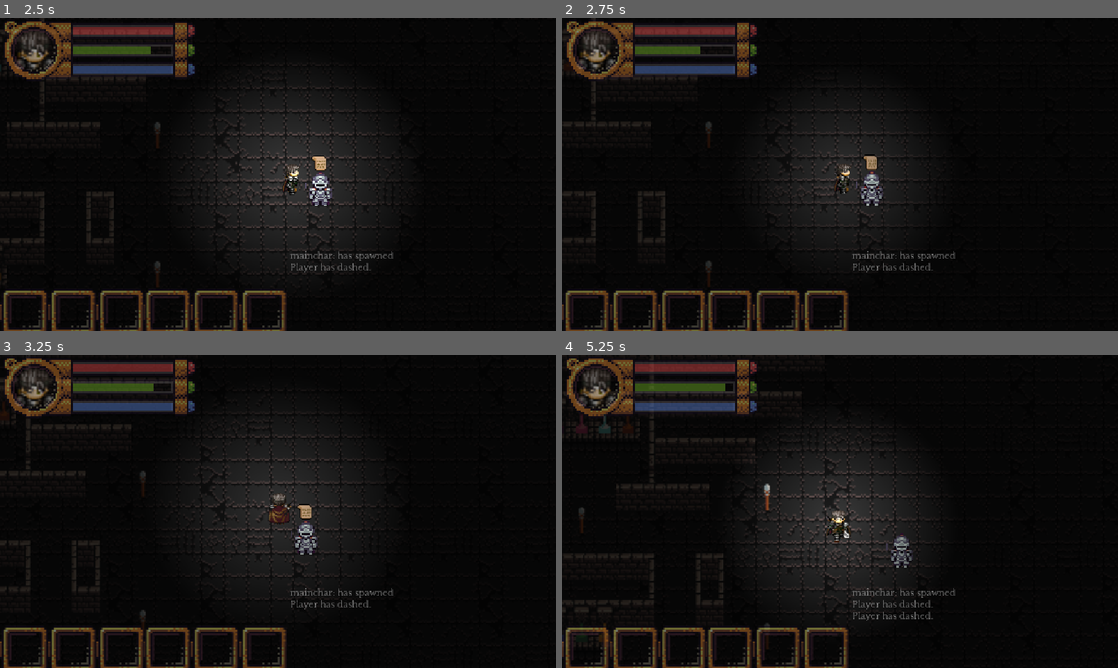
Above: before the commit, frames 1-4 (two rows, left to right).
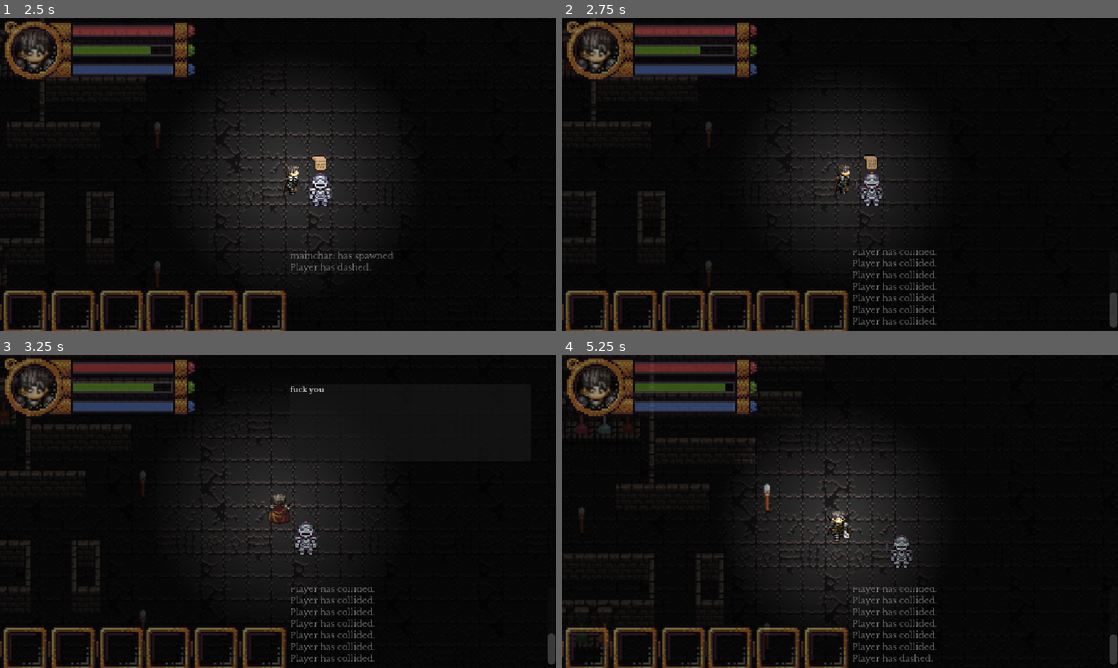
Above: after the commit, the same moments.

Repository: bbm-games/dankcryptic
Game: Godot game, scene res://game.tscn
Two runs of this game, one before a commit and one after it. Both use one fixed random seed, a clock stepped at 60 frames per second and the inputs below. This scene is started directly instead of the project's main scene.
Inputs (mouse positions are in pixels of both pictures, inside the frame that each line leads up to):
- Up to frame 1 (2.5 s): tap Enter (chat, bound only after the commit) at 0.5, 1.55, 2.3 s; move the mouse to (400, 158) at 0.52 s; hold D (walk_right) 0.53-1.28 s; hold Enter (chat, bound only after the commit) 0.53-1.28 s; move the mouse to (166, 190) at 1.27 s; hold S (walk_down) 1.28-2.03 s; click (166, 190) at 1.35 s; move the mouse to (333, 105) at 2.02 s; hold D (walk_right) from 2.03 s (still down); hold Space (dash) from 2.03 s (still down)
- Up to frame 2 (2.75 s): keep holding D (walk_right); keep holding Space (dash)
- Up to frame 3 (3.25 s): move the mouse to (250, 574) at 2.77 s; release D (walk_right) at 2.78 s; release Space (dash) at 2.78 s; hold W (walk_up) from 2.78 s (still down); tap Enter (chat, bound only after the commit) at 2.85 s
- Up to frame 4 (5.25 s): move the mouse to (1006, 558) at 3.52 s; release W (walk_up) at 3.53 s; hold Enter (chat, bound only after the commit) 3.53-4.28 s; hold A (walk_left) 3.53-5.03 s; move the mouse to (673, 464) at 4.27 s; click (673, 464) at 4.35 s; tap Enter (chat, bound only after the commit) at 4.55 s; move the mouse to (867, 511) at 5.02 s; hold S (walk_down) from 5.03 s (still down); hold Space (dash) from 5.03 s (still down)

Frame 1 is identical in both runs. In frame 2, 1.2% of the frame differs, in the area x 52-100%, y 74-99%; in frame 3, 1.4%, in the area x 52-100%, y 10-99%; in frame 4, 1.3%.

Commit message:
got the chatpopup working

Diff:
--- a/game.gd
+++ b/game.gd
@@ -18,6 +18,7 @@
 var optionsMenu
 
 var chatBox
+var chatPopup
 
 var walk_up_held = false
 var walk_down_held = false
@@ -75,6 +76,10 @@
 
 	# set up the patient's chat box
 	chatBox = get_node('HUDLayer/CanvasGroup/chatBox')
+
+	# set up the chat box popup for interactions with npcs
+	chatPopup = get_node("HUDLayer/chatPopup")
+	chatPopup.hide()
 
 	# load in the options menu
 	var options_resource = ResourceLoader.load("res://options.tscn")
@@ -154,6 +159,8 @@
 
 # Called every frame. 'delta' is the elapsed time since the previous frame.
 func _process(delta):
+	var collision_data
+
 	# flicker the player's light
 	light.set_scale(Vector2(1,1) + Vector2(rng.randf_range(-.1,.1), rng.randf_range(-.1,.1)))
 	light.energy = 7.05 + rng.randf_range(-1,1)
@@ -179,25 +186,29 @@
 	if walk_up_held:
 		#currentMap.set_position(currentMap.get_position() + speed * Vector2(0, 0.25))
 		#player_body.set_position(player_body.get_position() + speed *Vector2(0, -0.25))
-		player_body.move_and_collide(Vector2(0,-1) * speed)
+		collision_data = player_body.move_and_collide(Vector2(0,-1) * speed)
 		playerAnimationPlayer.play("walk_up")
 	elif walk_down_held:
 		#currentMap.set_position(currentMap.get_position() + speed *Vector2(0, -0.25))
 		#player_body.set_position(player_body.get_position() + speed *Vector2(0, 0.25))
-		player_body.move_and_collide(Vector2(0,1)* speed)
+		collision_data = player_body.move_and_collide(Vector2(0,1)* speed)
 		playerAnimationPlayer.play("walk_down")
 	elif walk_left_held:
 		#currentMap.set_position(currentMap.get_position() + speed *Vector2(0.25, 0))
 		#player_body.set_position(player_body.get_position() + speed *Vector2(-0.25, 0))
-		player_body.move_and_collide(Vector2(-1,0)* speed)
+		collision_data = player_body.move_and_collide(Vector2(-1,0)* speed)
 		playerAnimationPlayer.play("walk_left")
 	elif walk_right_held:
 		#currentMap.set_position(currentMap.get_position() + speed *Vector2(-0.25, 0))
 		#player_body.set_position(player_body.get_position() + speed *Vector2(0.25, 0))
-		player_body.move_and_collide(Vector2(1,0) * speed)
+		collision_data = player_body.move_and_collide(Vector2(1,0) * speed)
 		playerAnimationPlayer.play("walk_right")
 	else:
 		playerAnimationPlayer.stop()
+	# check to see if collision occured
+	if collision_data:
+		chatBox.append_text("\n[i]Player has collided.[/i]")
+		print(collision_data.get_collider())
 
 # Options menu buttons
 func _on_button_3_pressed():
--- a/game.tscn
+++ b/game.tscn
@@ -258,6 +258,21 @@
 "": SubResource("AnimationLibrary_cotsw")
 }
 
+[node name="chatPopup" type="Panel" parent="HUDLayer"]
+unique_name_in_owner = true
+offset_left = 300.0
+offset_top = 30.0
+offset_right = 550.0
+offset_bottom = 110.0
+
+[node name="Label" type="Label" parent="HUDLayer/chatPopup"]
+layout_mode = 0
+offset_right = 40.0
+offset_bottom = 23.0
+theme_override_fonts/font = ExtResource("7_f521b")
+theme_override_font_sizes/font_size = 8
+text = "fuck you"
+
 [node name="Testbg" type="Sprite2D" parent="."]
 modulate = Color(0.0980392, 0.0980392, 0.0980392, 1)
 z_index = -4
--- a/npc1.gd
+++ b/npc1.gd
@@ -5,6 +5,7 @@
 var chatIcon
 var boundary
 var viscinity
+var chatPopup
 
 func _ready():
 	etime = 0
@@ -13,14 +14,17 @@
 	chatIcon = get_node('chatIcon')
 	chatIcon.hide()
 	boundary = get_node("npcBoundary")
+	chatPopup = get_tree().get_root().get_node("Node2D/HUDLayer/chatPopup")
+	chatPopup.hide()
 
 func _process(delta):
 	pass
 
-
 func _physics_process(delta):
 	etime = etime + delta
 	if not viscinity:
+		chatPopup.hide()
+		chatting = false
 		# make character move back and forth
 		if int(etime) % 5:
 			move_and_collide(Vector2(-1,0) * 0.4)
@@ -28,7 +32,20 @@
 			move_and_collide(Vector2(1,0) * 0.4)
 	# if object has collided
 	else:
-		pass
+	# listen to see if the player wants to chat
+		if chatting:
+			chatIcon.hide()
+			chatPopup.show()
+		else:
+			chatIcon.show()
+			chatPopup.hide()
+
+func _input(event):
+	#print(event.as_text())
+	if event.is_action_pressed("chat"):
+		chatting = true
+
+# functions to show chat icon when player is in viscinity
 func _on_npc_boundary_body_entered(body):
 	chatIcon.show()
 	viscinity = true
--- a/project.godot
+++ b/project.godot
@@ -118,6 +118,12 @@
 , Object(InputEventMouseButton,"resource_local_to_scene":false,"resource_name":"","device":-1,"window_id":0,"alt_presse …(244 unchanged characters)…
 ]
 }
+chat={
+"deadzone": 0.5,
+"events": [Object(InputEventKey,"resource_local_to_scene":false,"resource_name":"","device":-1,"window_id":0,"alt_pressed":false,"shift_pressed":false,"ctrl_pressed":false,"meta_pressed":false,"pressed":false,"keycode":0,"physical_keycode":4194309,"key_label":0,"unicode":0,"echo":false,"script":null)
+, Object(InputEventJoypadButton,"resource_local_to_scene":false,"resource_name":"","device":-1,"button_index":1,"pressure":0.0,"pressed":false,"script":null)
+]
+}
 
 [rendering]
 
